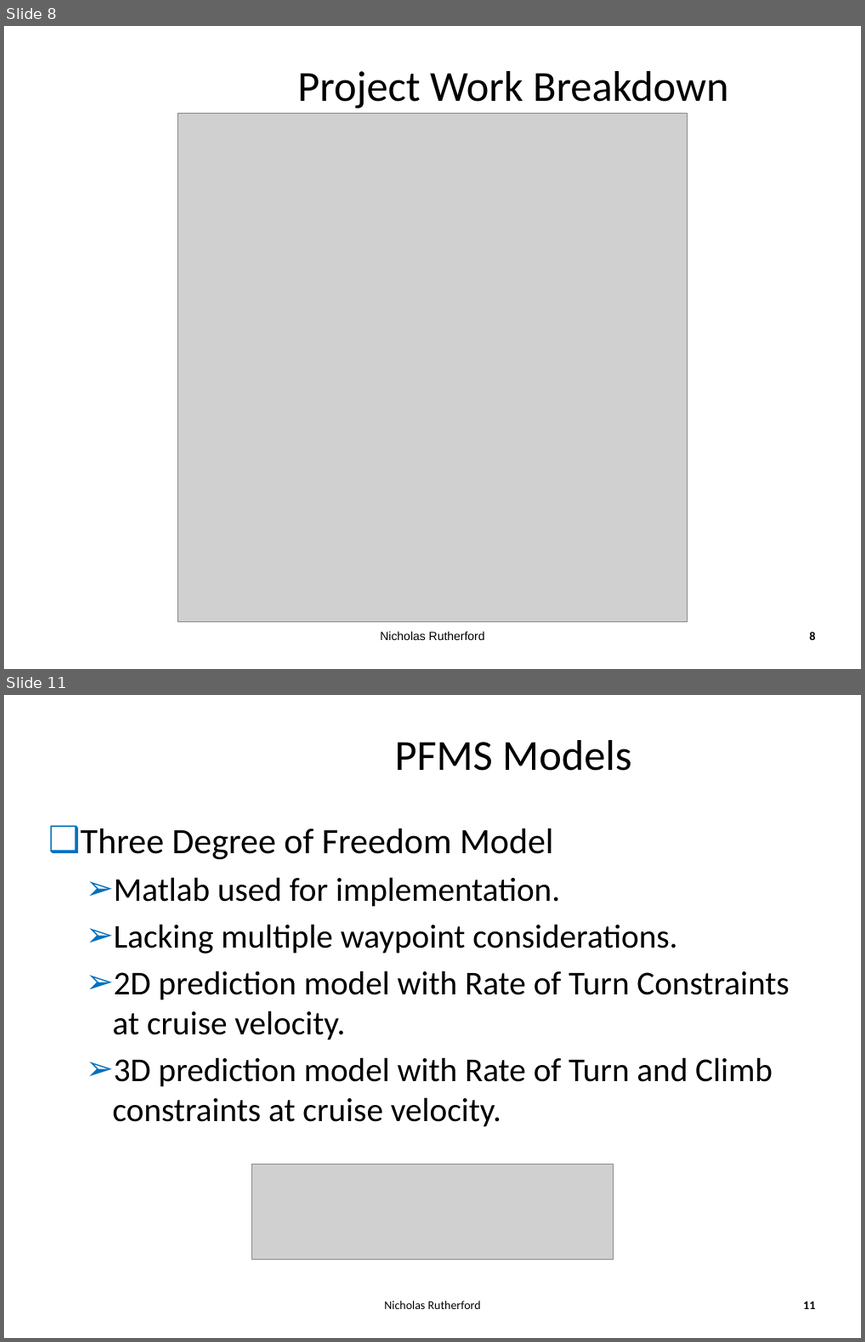
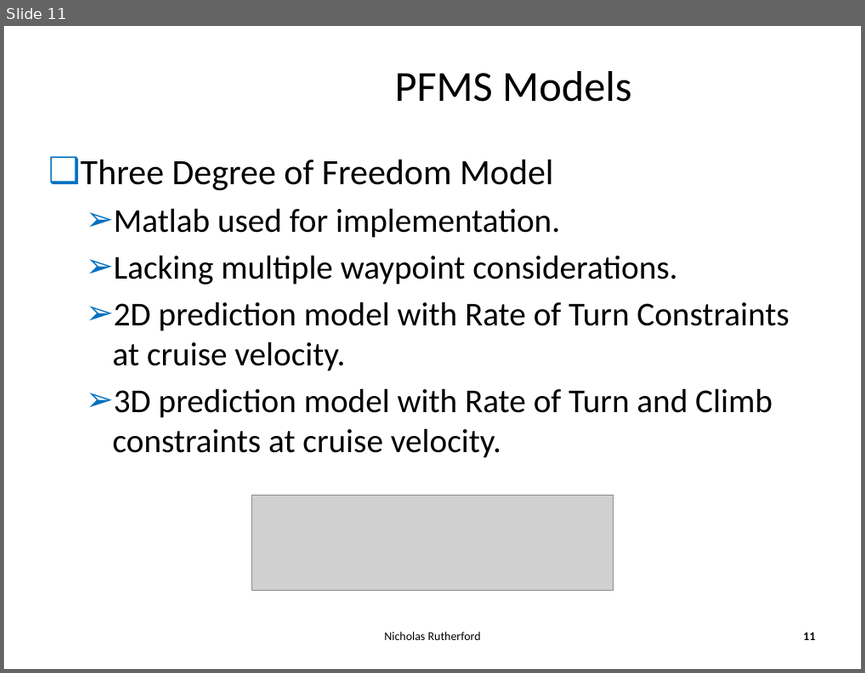
Before and after one commit to ArnCarveris/qut-pfms, a slide deck: docproject/PFMS Smartskies Presentation Semester 1.pptx. Shown one above the other, each under a label of ours: slides 8 and 11 before the commit, slide 11 after it; the slides between them are not shown. The pictures are 865x1342 and 865x673 pixels, drawn with LibreOffice and Linux fonts; fonts in the diff are those of the drawing; grey boxes stand for pictures; background and template pictures are left out. Boxes give left, top, right and bottom in pixels: in the first picture for what was removed or moved away, otherwise in the second. Text is boxed around its words. In the diff, an @@ line names an element or a change of style, - is before the commit and + after.

```diff
--- a/docproject/PFMS Smartskies Presentation Semester 1.pptx
+++ b/docproject/PFMS Smartskies Presentation Semester 1.pptx
@@ slide 8 removed at [4,26,861,669], background #FFFFFF @@
@@ title removed at [297,71,728,108] @@
-Project Work Breakdown
@@ picture removed at [178,114,687,623] @@
@@ text removed at [380,631,485,640] @@
-Nicholas Rutherford
@@ page number removed at [809,631,815,640] @@
-8
```
Also in this commit, not shown: 11 slides changed, 3 slides added, 1 other slide removed.
